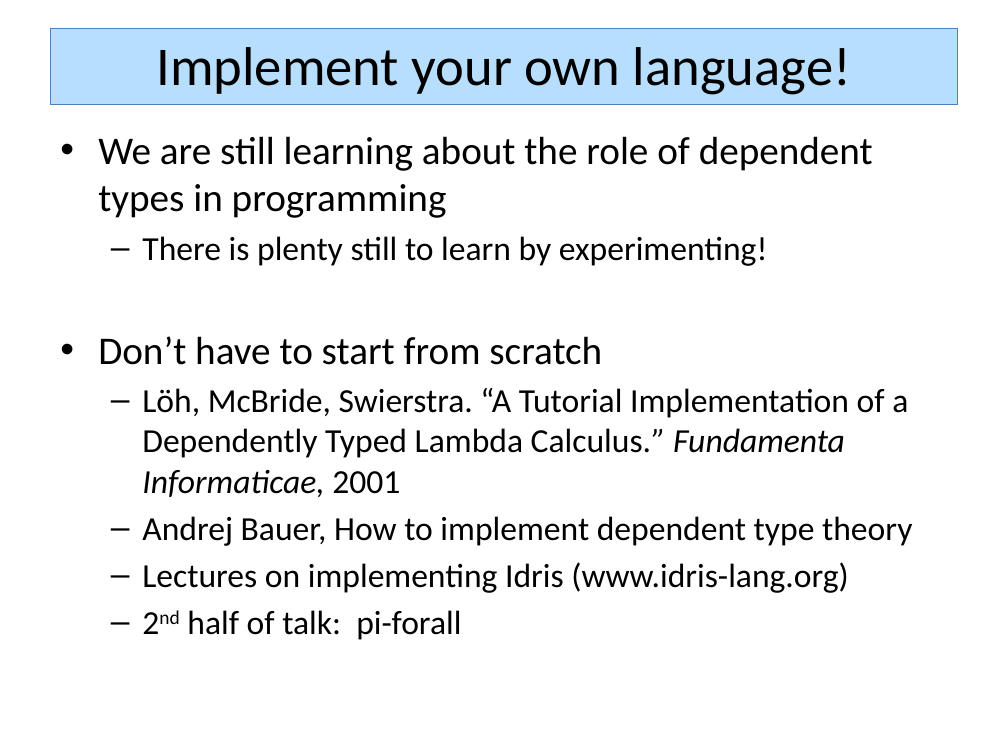
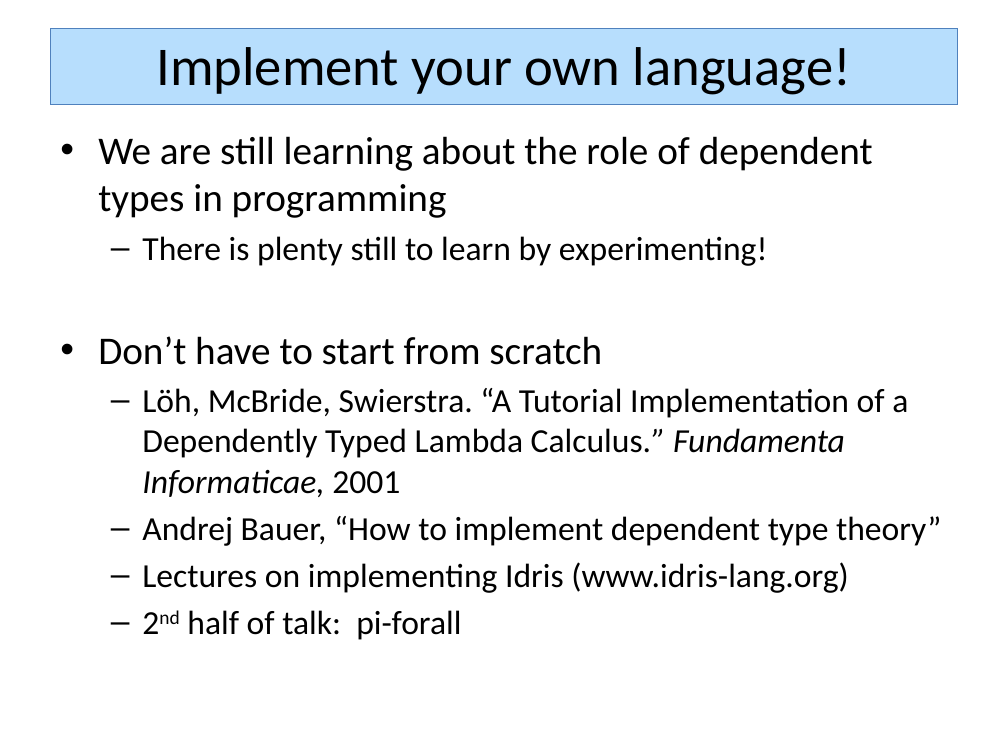
Before and after one commit to sweirich/pi-forall, a slide deck: slide 16 of compose15.pptx. Drawn at 1008x756 pixels with LibreOffice and Linux fonts; fonts in the diff are those of the drawing. Boxes give left, top, right and bottom in pixels: in the first picture for what was removed or moved away, otherwise in the second. Text is boxed around its words. In the diff, an @@ line names an element or a change of style, - is before the commit and + after.

```diff
--- a/compose15.pptx
+++ b/compose15.pptx
@@ text at (x1=142, y1=516, x2=941, y2=546): text changed @@
-  – Andrej Bauer, How to implement dependent type theory
+  – Andrej Bauer, “How to implement dependent type theory”
```
Also in this commit, not shown: 5 other slides changed, 6 other files.
